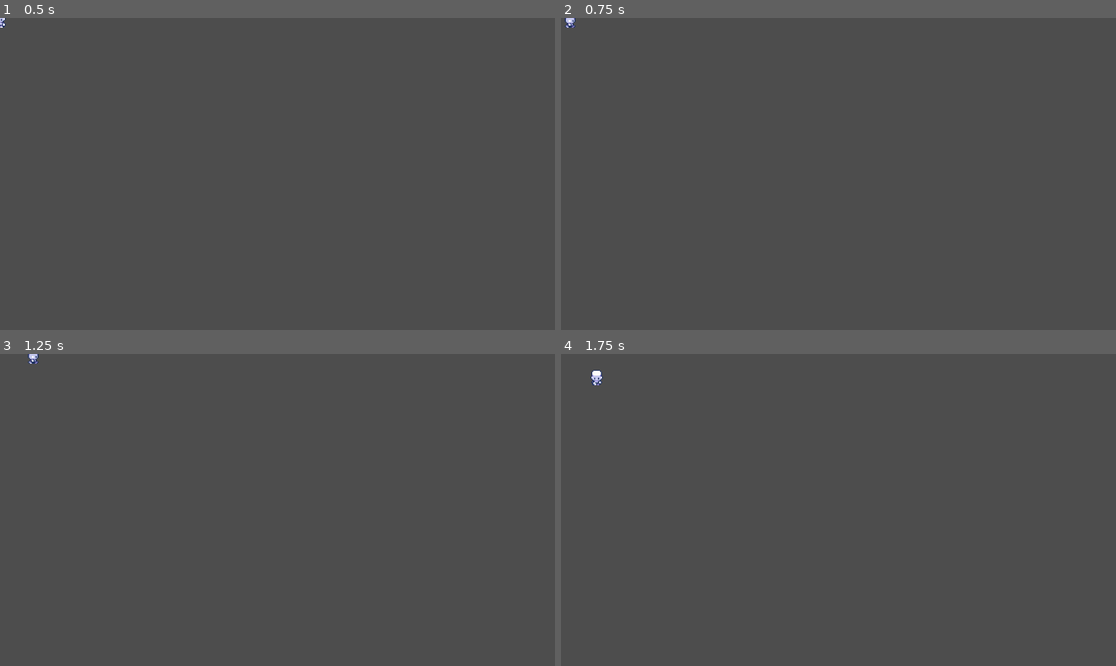
Above: before the commit, frames 1-4 (two rows, left to right).
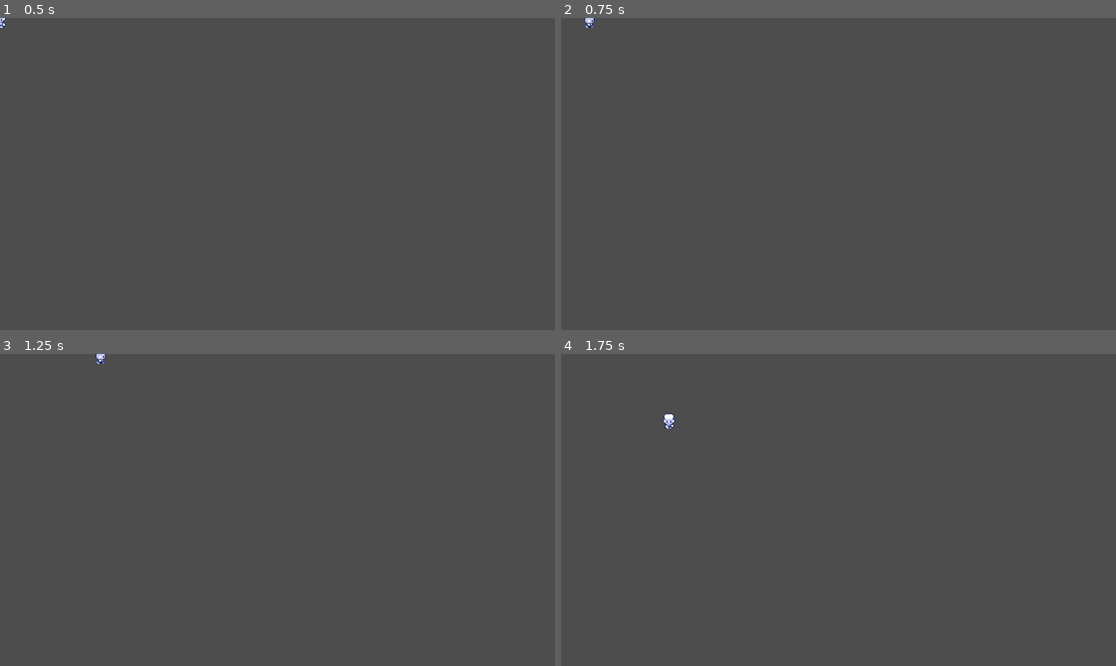
Above: after the commit, the same moments.

Repository: nv-fp/godot-wild-jam-0412
Game: Godot game, scene res://nodes/objects/Blacksmith.tscn
Same seed, same stepped clock (60 frames per second), same inputs: the game is played once before the commit and once after it. Before the commit the project has no main scene; this scene is started directly in both runs.
Inputs:
- Up to frame 1 (0.5 s): no input
- Up to frame 2 (0.75 s): tap Enter at 0.5 s; hold Right (ui_right) from 0.53 s (still down)
- Up to frame 3 (1.25 s): keep holding Right (ui_right)
- Up to frame 4 (1.75 s): tap Space at 1.25 s; release Right (ui_right) at 1.28 s; hold Down (ui_down) from 1.28 s (still down)

Frame 1 is identical in both runs. In frame 2, 0.1% of the frame differs, in the area x 0-7%, y 0-4%; in frame 3, 0.1%; in frame 4, 0.2%, in the area x 5-21%, y 5-25%.

Commit message:
fix default position

Diff:
--- a/nodes/objects/Blacksmith.tscn
+++ b/nodes/objects/Blacksmith.tscn
@@ -317,6 +317,6 @@
 [node name="AnimatedSprite2D" type="AnimatedSprite2D" parent="."]
 texture_filter = 1
 sprite_frames = SubResource("SpriteFrames_jj7ov")
-animation = &"idle_south_east"
+animation = &"idle_south"
 
 [node name="CollisionShape2D" type="CollisionShape2D" parent="."]
--- a/project.godot
+++ b/project.godot
@@ -11,8 +11,14 @@
 [application]
 
 config/name="GodotGameJam68"
+run/main_scene="res://nodes/objects/Blacksmith.tscn"
 config/features=PackedStringArray("4.2", "Forward Plus")
 config/icon="res://icon.svg"
+
+[editor]
+
+version_control/plugin_name="GitPlugin"
+version_control/autoload_on_startup=true
 
 [file_customization]
 
--- a/scripts/Blacksmith.gd
+++ b/scripts/Blacksmith.gd
@@ -1,11 +1,11 @@
 extends CharacterBody2D
 
-@export var speed: int = 100
+@export var speed: int = 300
 
 var directions: PackedStringArray = PackedStringArray(["east", "south_east", "south", "south_west", "west", "north_west", "north", "north_east"])
 var last_direction: String = "south"
 
-func _physics_process(_delta) -> void:
+func _process(_delta) -> void:
 	var input_direction: Vector2 = Input.get_vector("ui_left", "ui_right", "ui_up", "ui_down")
 	var angle: float = input_direction.angle()
 	var step: int = snapped(angle, PI/4) / (PI/4)
@@ -18,6 +18,7 @@
 		$AnimatedSprite2D.animation = "idle_" + last_direction
 
 	$AnimatedSprite2D.play()
+
 	velocity = input_direction * speed
 
 	move_and_slide()
Not shown, changed: .gitignore
